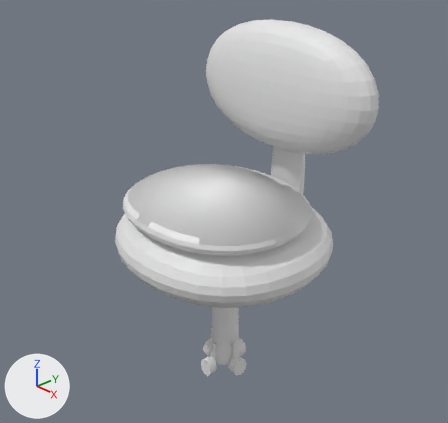
One commit to the Blender file Toxic Terror Jam/Assets/Art/3D/Office Decoration/Chair/chair.blend: the scene before it, then after it.
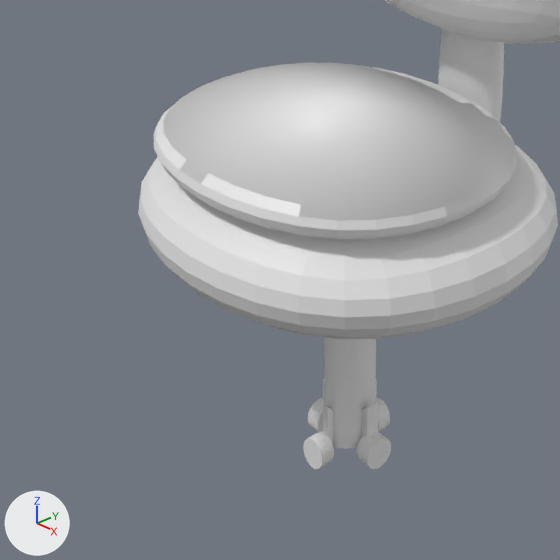
Each version appears first whole from a 50 mm camera at (2.011, -1.899, 1.461) aimed at (-0.019, 0.016, 0.119), and next in a close-up on the part from 10% to 75% of the width and 31% to 100% of the height. The axes (+X, +Y, +Z) are drawn at lower left. The lights are the same throughout.
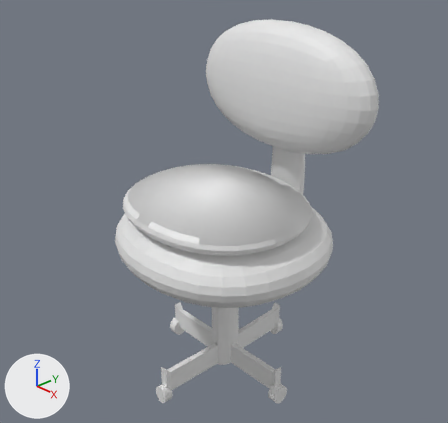
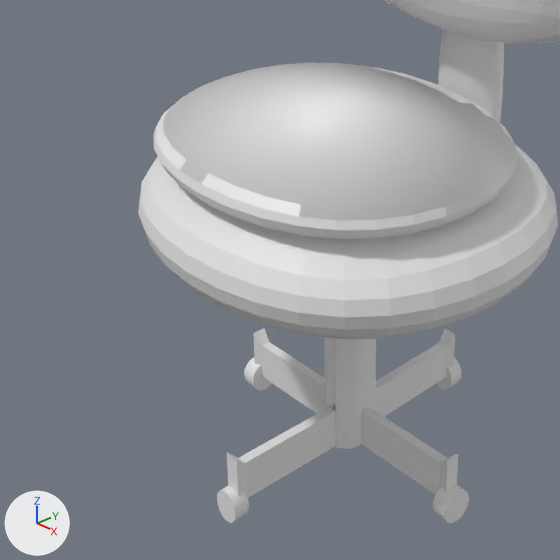
Location of each change, (x1, y1, x2, y2) in pixels of the close-ups (560 x 560 px; the box of a moved part takes in the faces that stretch with it):
'Cube', reshaped
    before: (138, 0, 560, 449)
    after: (138, 0, 560, 498)
'Cylinder.002', moved
    before: (357, 432, 391, 469)
    after: (433, 485, 469, 523)
'Cylinder.001', moved
    before: (303, 431, 334, 469)
    after: (217, 486, 249, 523)
'Cylinder.003', moved
    before: (307, 398, 323, 432)
    after: (244, 357, 272, 390)
'Cylinder', moved
    before: (376, 398, 390, 432)
    after: (436, 358, 461, 390)
part 1 of me_cube, added
    after: (226, 407, 336, 498)
part 2 of me_cube, moved or reshaped
    before: (323, 338, 378, 447)
    after: (253, 328, 458, 495)

Edits to the bpy script that builds the scene:
```text
Change me_cube:
    used by ob_cube; location = (0.0, 0.0, 0.0)
    remove me_cube.from_pydata(...)  # 1736 vertices, 1664 faces, 32 loose edges; spans x -1.0..1.0, y -0.98..1.02, z -0.79..1.0
    add me_cube.from_pydata(...)  # 1772 vertices, 1687 faces, 32 loose edges; spans x -1.0..1.0, y -0.98..1.02, z -0.79..1.0
    me_cube part 1: a new loose piece of 18 vertices spanning x -0.02..0.03, y -0.43..-0.07, z -0.79..-0.6, in mat_material (white #e7e7e7)
    me_cube part 2
    19 vertices are removed from x -0.08..0.1, y -0.1..0.1, z -0.79..-0.61
    33 faces are deleted
    8 vertices move from x -0.09..0.1, y -0.08..0.0, z -0.79..-0.61 to x -0.37..0.37, y -0.06..0.0, z -0.76..-0.62
    28 vertices are added at x -0.4..0.4, y -0.02..0.42, z -0.79..-0.64
    9 new vertices lie (0.0, 0.0, 0.18) away from vertices in x -0.4..0.4, y -0.02..0.42, z -0.79
    42 new faces join them
Change ob_cylinder:
    ob_cylinder.location: (0.001, 0.107, -0.761) -> (0.001, 0.421, -0.761)
Change ob_cylinder_001:
    ob_cylinder_001.location: (0.001, -0.116, -0.761) -> (0.001, -0.424, -0.761)
Change ob_cylinder_002:
    ob_cylinder_002.location: (0.107, -0.001, -0.76) -> (0.4, -0.001, -0.76)
Change ob_cylinder_003:
    ob_cylinder_003.location: (-0.102, -0.001, -0.762) -> (-0.397, -0.001, -0.762)
```
